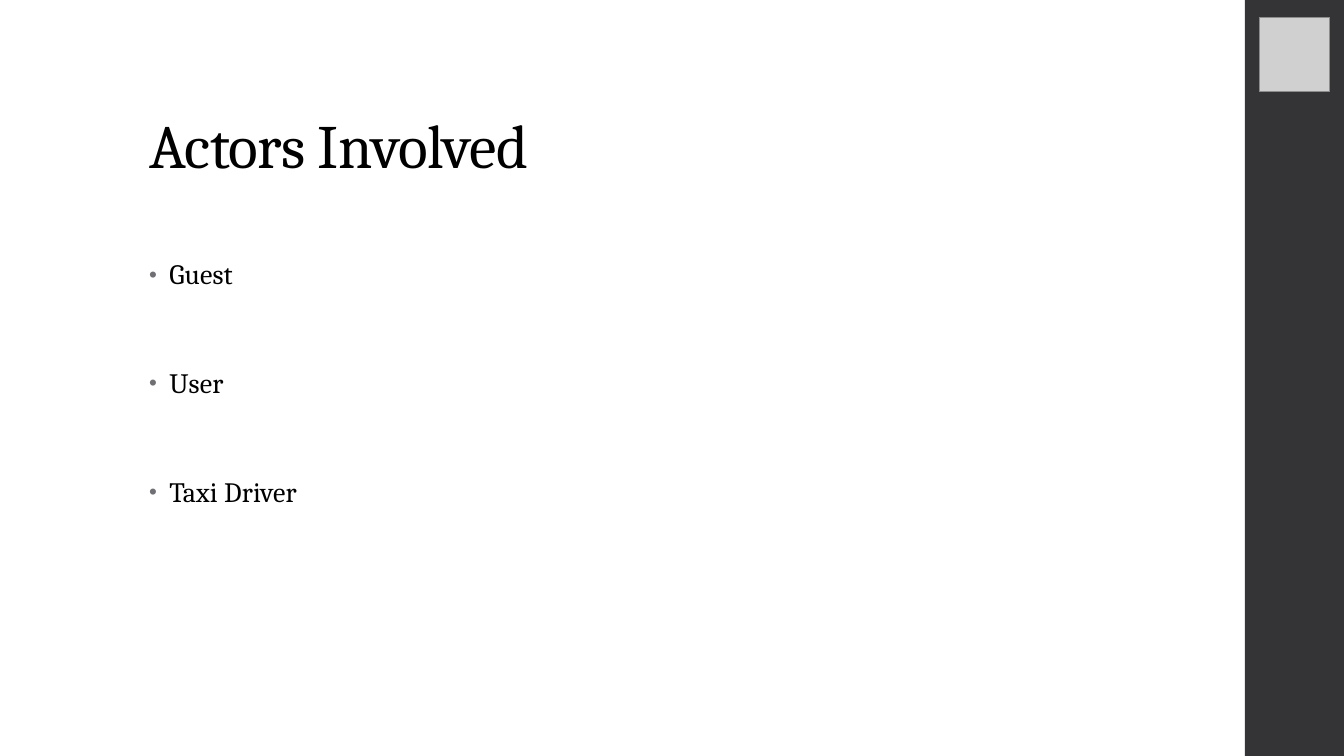
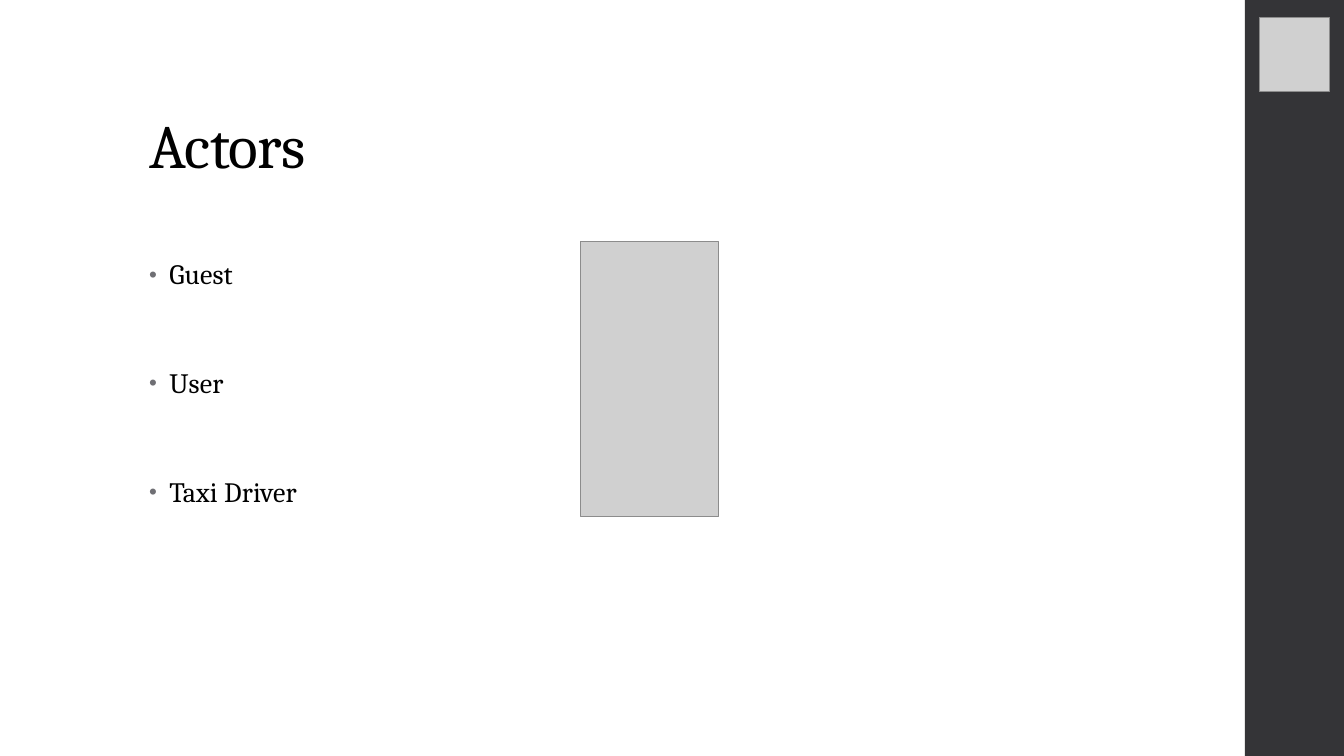
Before and after one commit to RiccardoDeTogni/BucciDeTogniTaxiService, a slide deck: slide 5 of Slides.pptx. Drawn at 1344x756 pixels with LibreOffice and Linux fonts; fonts in the diff are those of the drawing; grey boxes stand for pictures. Boxes give left, top, right and bottom in pixels: in the first picture for what was removed or moved away, otherwise in the second. Text is boxed around its words. In the diff, an @@ line names an element or a change of style, - is before the commit and + after.

```diff
--- a/Slides.pptx
+++ b/Slides.pptx
@@ title at [149,127,305,169]: text changed @@
-Actors Involved
+Actors
@@ picture added at [581,242,719,517] @@
```
Also in this commit, not shown: 12 other slides changed, 1 slide added, 1 slide removed.
